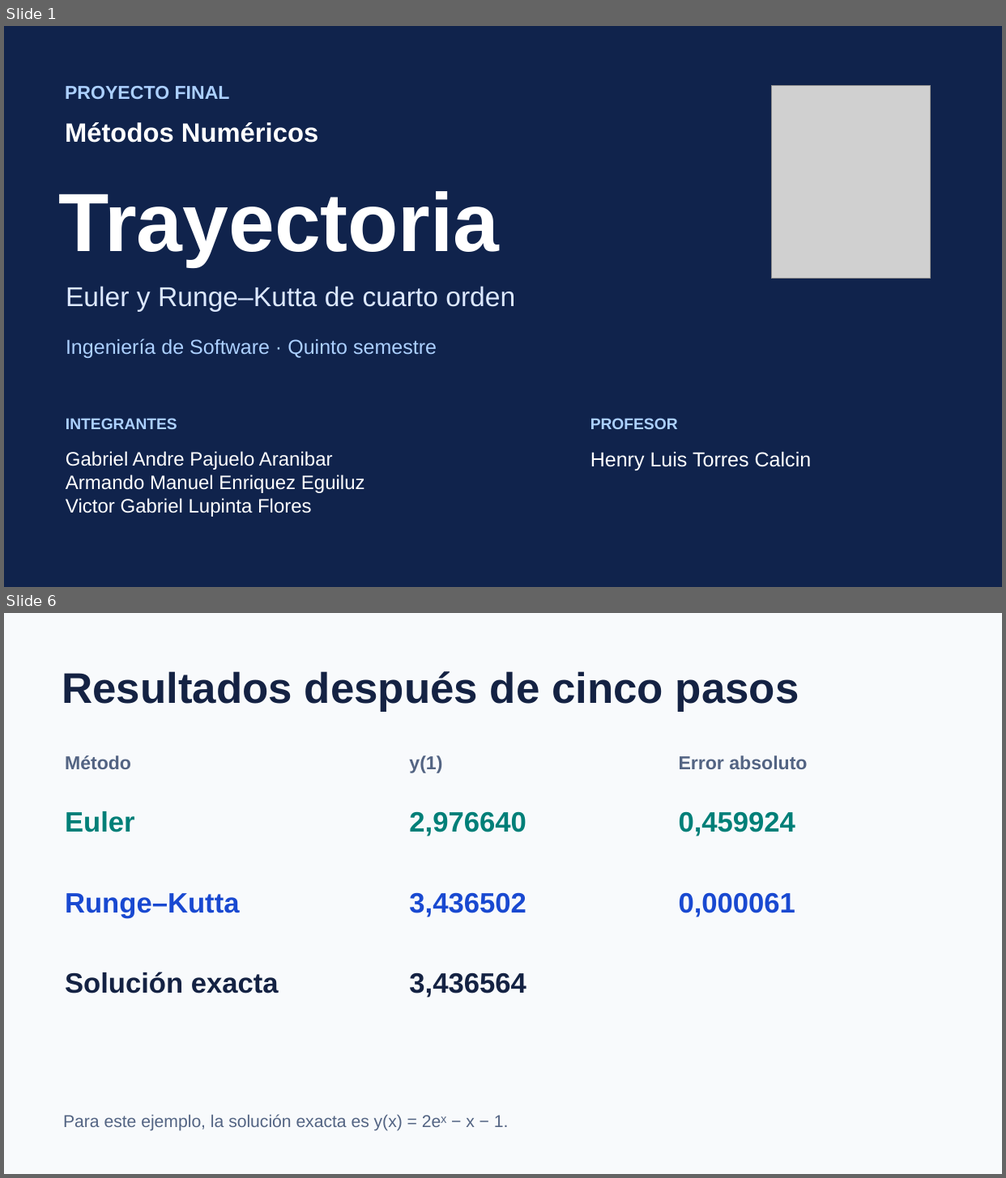
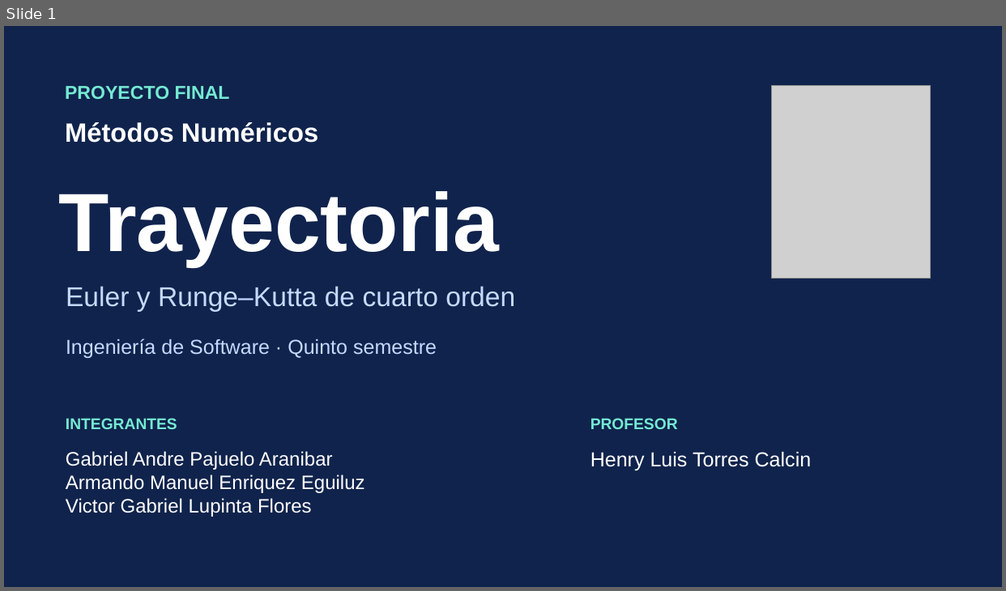
Before and after one commit to Quetzalq4321q/metodos-numericos, a slide deck: output/Trayectoria-Demostracion.pptx. Shown one above the other, each under a label of ours: slides 1 and 6 before the commit, slide 1 after it; the slides between them are not shown. The pictures are 1006x1178 and 1006x591 pixels, drawn with LibreOffice and Linux fonts; fonts in the diff are those of the drawing; grey boxes stand for pictures. Boxes give left, top, right and bottom in pixels: in the first picture for what was removed or moved away, otherwise in the second. Text is boxed around its words. In the diff, an @@ line names an element or a change of style, - is before the commit and + after.

Commit message:
Explica el error absoluto y rediseña la presentación

```diff
--- a/output/Trayectoria-Demostracion.pptx
+++ b/output/Trayectoria-Demostracion.pptx
@@ slide 6 removed at (4, 613, 1002, 1174), background #F8FAFC @@
@@ text removed at (62, 671, 799, 712) @@
-Resultados después de cinco pasos
@@ text removed at (65, 756, 131, 769) @@
-Método
@@ text removed at (409, 756, 442, 773) @@
-y(1)
@@ text removed at (679, 756, 807, 769) @@
-Error absoluto
@@ text removed at (65, 811, 135, 833) @@
-Euler
@@ text removed at (409, 811, 526, 837) @@
-2,976640
@@ text removed at (679, 811, 795, 837) @@
-0,459924
@@ text removed at (65, 893, 239, 918) @@
-Runge–Kutta
@@ text removed at (409, 892, 526, 918) @@
-3,436502
@@ text removed at (679, 892, 795, 918) @@
-0,000061
@@ text removed at (65, 972, 279, 994) @@
-Solución exacta
@@ text removed at (409, 973, 526, 998) @@
-3,436564
@@ text removed at (63, 1114, 509, 1131) @@
-Para este ejemplo, la solución exacta es y(x) = 2eˣ − x − 1.
@@ slide 1 changed as well @@
@@ text "Euler y Runge–Kutta de cuarto ..." at (66, 286, 515, 312): text colour #DCE8FF to #C4DAFF @@
@@ text "Ingeniería de Software · Quinto ..." at (66, 339, 437, 358): text colour #ACD0FF to #C4DAFF @@
@@ text colour #ACD0FF to #74EAD3 in 3 elements at (65, 86, 230, 99), (66, 418, 177, 429), (590, 418, 678, 429) @@
```
Also in this commit, not shown: 4 other slides changed, 3 slides added, 2 other slides removed, 11 other files.
